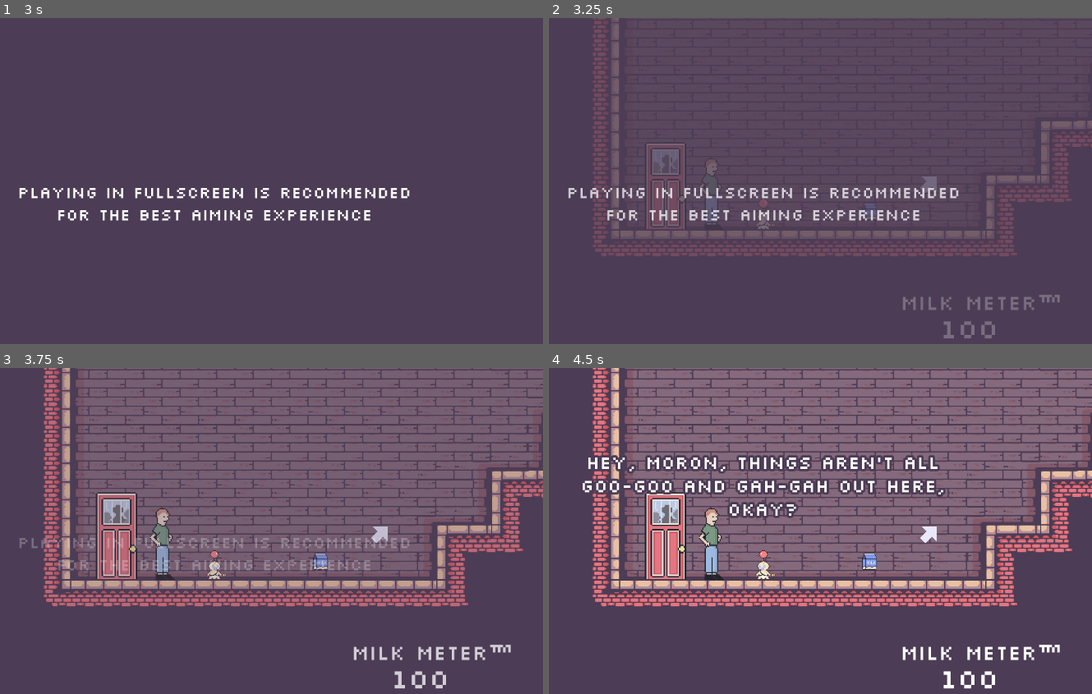
Above: before the commit, frames 1-4 (two rows, left to right).
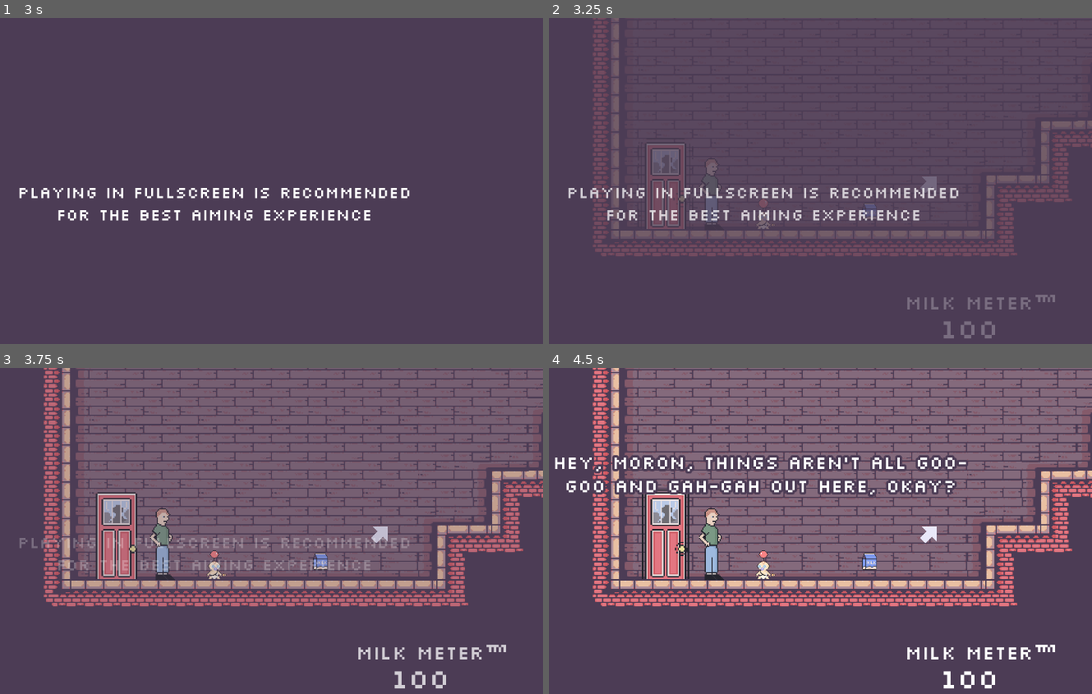
Above: after the commit, the same moments.

Repository: duncwilliams/trust-fund-baby
Game: Godot game, scene res://scenes/main.tscn
The game is run twice, just before and just after one commit, with the same random seed, the same clock (stepped at 60 frames per second) and the same inputs.
Inputs (mouse positions are in pixels of both pictures, inside the frame that each line leads up to):
- Up to frame 1 (3 s): tap Enter at 0.5 s; move the mouse to (358, 184) at 0.52 s; press the mouse at (358, 184) at 0.53 s; hold D (crawl_right) 0.53-2.03 s; tap R (restart) at 1.25, 2, 2.75 s; move the mouse to (81, 220) at 1.27 s; release the mouse at (81, 220) at 1.28 s; click (81, 220) at 1.35 s; move the mouse to (282, 122) at 2.02 s; press the mouse at (282, 122) at 2.03 s; hold A (crawl_left) 2.03-2.78 s; move the mouse to (179, 275) at 2.77 s; release the mouse at (179, 275) at 2.78 s; hold D (crawl_right) from 2.78 s (still down); click (179, 275) at 2.85 s
- Up to frame 2 (3.25 s): keep holding D (crawl_right)
- Up to frame 3 (3.75 s): keep holding D (crawl_right); move the mouse to (412, 609) at 3.52 s; press the mouse at (412, 609) at 3.53 s
- Up to frame 4 (4.5 s): tap R (restart) at 4.15 s; move the mouse to (565, 498) at 4.27 s; release D (crawl_right) at 4.28 s; release the mouse at (565, 498) at 4.28 s; hold A (crawl_left) from 4.28 s (still down); click (565, 498) at 4.35 s

Frame 1 is identical in both runs. In frame 2, 0.4% of the frame differs, in the area x 22-95%, y 52-90%; in frame 3, 0.5%; in frame 4, 5.5%, in the area x 1-95%, y 26-90%.

Commit message:
working timer, with permanent replay persistence, alternate second victory dialogue

Diff:
--- a/scenes/dialogue_controller.tscn
+++ b/scenes/dialogue_controller.tscn
@@ -24,9 +24,9 @@
 anchor_top = 0.5
 anchor_right = 0.5
 anchor_bottom = 0.5
-offset_left = -330.75
+offset_left = -397.0
 offset_top = -180.0
-offset_right = 330.75
+offset_right = 388.0
 offset_bottom = 62.0
 grow_horizontal = 2
 grow_vertical = 2
--- a/scenes/hud.tscn
+++ b/scenes/hud.tscn
@@ -709,7 +709,7 @@
 unique_name_in_owner = true
 process_mode = 3
 position = Vector2(159, 60)
-scale = Vector2(2, 2)
+scale = Vector2(1.5, 1.5)
 sprite_frames = SubResource("SpriteFrames_pwa8h")
 animation = &"full_hearts"
 autoplay = "full_hearts"
@@ -742,7 +742,7 @@
 grow_vertical = 0
 theme_override_colors/font_outline_color = Color(0.29803923, 0.23529412, 0.33333334, 1)
 theme_override_constants/outline_size = 12
-theme_override_font_sizes/font_size = 36
+theme_override_font_sizes/font_size = 34
 text = "MILK METER™ "
 horizontal_alignment = 1
 vertical_alignment = 1
@@ -813,6 +813,46 @@
 horizontal_alignment = 1
 vertical_alignment = 1
 
+[node name="ReplayPrompt" type="Label" parent="." unique_id=542436786]
+unique_name_in_owner = true
+visible = false
+anchors_preset = 8
+anchor_left = 0.5
+anchor_top = 0.5
+anchor_right = 0.5
+anchor_bottom = 0.5
+offset_left = -527.0
+offset_top = 141.0
+offset_right = -87.0
+offset_bottom = 270.0
+grow_horizontal = 2
+grow_vertical = 2
+size_flags_horizontal = 4
+theme_override_colors/font_outline_color = Color(0.29803923, 0.23529412, 0.33333334, 1)
+theme_override_constants/outline_size = 12
+theme_override_font_sizes/font_size = 32
+text = "press r to replay"
+horizontal_alignment = 1
+vertical_alignment = 1
+
+[node name="TimerLabel" type="Label" parent="." unique_id=1689840301]
+unique_name_in_owner = true
+visible = false
+anchors_preset = 1
+anchor_left = 1.0
+anchor_right = 1.0
+offset_left = -316.0
+offset_top = -13.0
+offset_right = 123.99902
+offset_bottom = 122.53999
+grow_horizontal = 0
+size_flags_horizontal = 4
+theme_override_colors/font_outline_color = Color(0.29803923, 0.23529412, 0.33333334, 1)
+theme_override_constants/outline_size = 12
+theme_override_font_sizes/font_size = 32
+text = "TIME: 00:00:00"
+vertical_alignment = 1
+
 [node name="DialogueController" parent="." unique_id=1229814285 instance=ExtResource("2_oo0fn")]
 unique_name_in_owner = true
 
@@ -902,4 +942,6 @@
 horizontal_alignment = 1
 vertical_alignment = 1
 
+[node name="RestartPromptTimer" type="Timer" parent="." unique_id=1565890890]
+
 [connection signal="dialogue_finished" from="DialogueController" to="." method="_on_dialogue_controller_dialogue_finished"]
--- a/scenes/map.tscn
+++ b/scenes/map.tscn
@@ -1136,11 +1136,12 @@
 shape = SubResource("RectangleShape2D_0cso3")
 
 [node name="Door" type="AnimatedSprite2D" parent="." unique_id=728436248]
+process_mode = 3
 position = Vector2(156, 351.00003)
 scale = Vector2(5, 5)
 sprite_frames = SubResource("SpriteFrames_mlgqr")
 autoplay = "default"
-frame_progress = 0.84465903
+frame_progress = 0.8470128
 flip_h = true
 
 [node name="Friend" parent="." unique_id=1435211521 instance=ExtResource("7_nakos")]
--- a/scenes/music_player.tscn
+++ b/scenes/music_player.tscn
@@ -12,6 +12,5 @@
 [node name="BackgroundMusic" type="AudioStreamPlayer" parent="." unique_id=694715215]
 process_mode = 3
 stream = ExtResource("3_mfaxx")
-volume_db = -6.0
 autoplay = true
 parameters/looping = true
--- a/scripts/dialogue_controller.gd
+++ b/scripts/dialogue_controller.gd
@@ -9,7 +9,7 @@
 var advance_prompt_timer: SceneTreeTimer
 var auto_advance_timer: SceneTreeTimer
 var intro_lines: Array[String] = [
-	"Oh look, it's a dumb ass baby.",
+	"Oh look, it's a dumb baby.",
 	"Hey, moron, things aren’t all goo-goo and gah-gah out here, okay?",
 	"This is the real world so listen up!",
 	"A mighty trust fund was passed to you by your parents.",
@@ -40,7 +40,16 @@
 	"",
 	"thank you for playing our game :)",
 	"we hope you enjoyed playing it as much as we enjoyed making it",
-	"comment your fastest time below!"
+	"you have unlocked a permanent visible timer for future replays",
+	"comment your fastest time below!",
+]
+var victory_credits_lines_alternate: Array[String] = [
+	"You did it again baby. You clever son of a gun.",
+	"A baby like you is hard to find.",
+	"Enjoy your boundless benjamins!",
+	"",
+	"thanks again for playing our game :)",
+	"comment your fastest time below!",
 ]
 var current_dialogue_title: String = ""
 var current_lines: Array[String] = []
@@ -80,6 +89,13 @@
 	await get_tree().create_timer(2.0).timeout
 	current_dialogue_title = "victory credits"
 	current_lines = victory_credits_lines
+	play_lines_auto()
+
+
+func play_victory_credits_alternate_dialogue() -> void:
+	await get_tree().create_timer(2.0).timeout
+	current_dialogue_title = "victory credits alternate"
+	current_lines = victory_credits_lines_alternate
 	play_lines_auto()
 
 
@@ -128,7 +144,7 @@
 
 func line_is_fully_typed() -> void:
 	still_typing = false
-	advance_prompt_timer = get_tree().create_timer(3.0)
+	advance_prompt_timer = get_tree().create_timer(2.5)
 	advance_prompt_timer.timeout.connect(prompt_timer_timed_out)
 
 
--- a/scripts/game_state.gd
+++ b/scripts/game_state.gd
@@ -1,4 +1,5 @@
 extends Node
 
 
-var intro_played = false
+var intro_played: bool = false
+var game_beaten: bool = false
--- a/scripts/hud.gd
+++ b/scripts/hud.gd
@@ -8,6 +8,7 @@
 var in_boss_battle = false
 var fullscreen_display_time: float = 3.0
 var fullscreen_fade_time: float = 1.0
+var restart_prompt_pending: bool = false
 
 
 func _ready() -> void:
@@ -15,17 +16,18 @@
 	$DefeatRespawnPrompt.visible = false
 	$HeartsControl.visible = false
 	$BossBarControl.visible = false
+	$ReplayPrompt.visible = false
+	$RestartPromptTimer.wait_time = restart_prompt_delay
+	$RestartPromptTimer.timeout.connect(restart_prompt_timer_timeout)
 
 
 func update_milk_amount(new_milk_amount: int) -> void:
 	current_milk_amount = new_milk_amount
 	%MilkMeterStat.text = str(new_milk_amount)
-	if ((new_milk_amount == 0) and (not in_boss_battle)):
-		await get_tree().create_timer(restart_prompt_delay).timeout
-		# check again to make sure player did not pick up carton after running out of milk
-		if current_milk_amount == 0:
-			$RestartPrompt.visible = true
+	if new_milk_amount == 0 and not in_boss_battle:
+		$RestartPromptTimer.start()  # restarts from full duration even if already running
 	else:
+		$RestartPromptTimer.stop()
 		$RestartPrompt.visible = false
 
 
@@ -76,6 +78,11 @@
 	%BossHealthBar.value = new_health
 
 
+func restart_prompt_timer_timeout() -> void:
+	if current_milk_amount == 0:
+		$RestartPrompt.visible = true
+
+
 func _on_dialogue_controller_dialogue_finished(dialogue_title: String) -> void:
 		dialogue_finished.emit(dialogue_title)
 		if dialogue_title == "second floor":
--- a/scripts/main.gd
+++ b/scripts/main.gd
@@ -2,17 +2,26 @@
 
 @export var second_floor_enemy_scene: PackedScene
 var camera_speed: float = 3.0
+var elapsed_time: float = 0.0
+var timer_running: bool = 0.0
 
 func _ready() -> void:
 	$Enemy.disable()
 	$Hud/FullscreenMessageControl.visible = false
+	start_timer()
 	if not GameState.intro_played:
 		await $Hud.play_fullscreen_intro_message()
 		$Hud.play_intro_dialogue()
 		$Baby/AnimatedSprite2D.flip_h = true
+	if GameState.game_beaten:
+		$Hud/TimerLabel.visible = true
 
 
-func _process(_delta: float) -> void:
+func _process(delta: float) -> void:
+	if timer_running:
+		elapsed_time += delta
+		update_time_label()
+
 	if GameState.intro_played and Input.is_action_just_pressed("restart"):
 		get_tree().reload_current_scene()
 
@@ -33,6 +42,23 @@
 
 func defeat_sequence() -> void:
 	$Hud/DialogueController.play_defeat_dialogue()
+
+
+func start_timer() -> void:
+	elapsed_time = 0.0
+	timer_running = true
+
+
+func stop_timer() -> void:
+	timer_running = false
+
+
+func update_time_label() -> void:
+	var minutes := int(elapsed_time) / 60
+	var seconds := int(elapsed_time) % 60
+	var hundreths := int((elapsed_time - int(elapsed_time)) * 100)
+	$Hud/TimerLabel.text = ("TIME: " + "%02d:%02d:%02d" % [minutes, seconds, hundreths])
+
 
 func _on_baby_milk_amount_changed(new_milk_amount: int) -> void:
 	$Hud.update_milk_amount(new_milk_amount)
@@ -56,12 +82,20 @@
 		$MusicPlayer/BossMusic.play()
 	elif dialogue_title == "victory":
 		$Enemy/AnimatedSprite2D.play("death_part_two")
-		$Hud/DialogueController.play_victory_credits_dialogue()
+		if not GameState.game_beaten:
+			GameState.game_beaten = true
+			$Hud/DialogueController.play_victory_credits_dialogue()
+		else:
+			$Hud/DialogueController.play_victory_credits_alternate_dialogue()
+	elif dialogue_title == "victory credits" or dialogue_title == "victory credits alternate":
+		$Hud/ReplayPrompt.visible = true
 
 
 func _on_enemy_health_changed(new_health: int) -> void:
 	$Hud.update_boss_health_bar(new_health)
 	if (new_health <= 0):
+		stop_timer()
+		$Hud/TimerLabel.visible = true
 		victory_sequence()
 
 
@@ -77,6 +111,7 @@
 	if sprite_name == "death_part_one":
 		$Hud/DialogueController.play_victory_dialogue()
 	if sprite_name == "death_part_two":
+		$MusicPlayer/BackgroundMusic.play()
 		await move_camera_to_position($Baby, camera_speed)
 		$Baby.set_deferred("process_mode", Node.PROCESS_MODE_INHERIT)
 		$Baby.velocity = Vector2.ZERO
